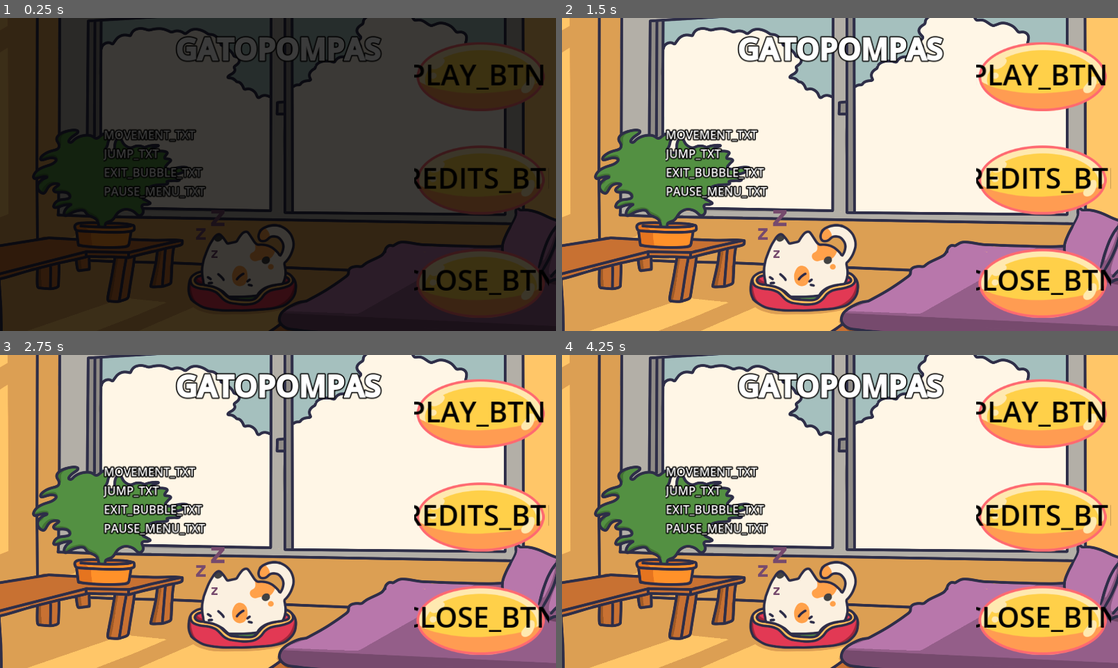
Above: before the commit, frames 1-4 (two rows, left to right).
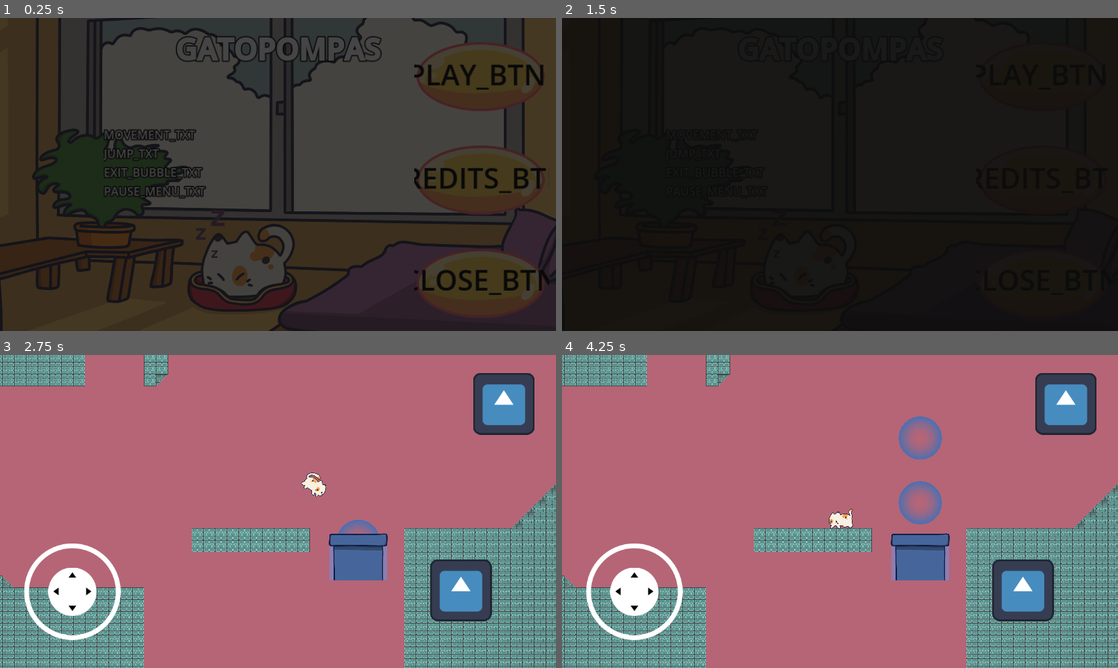
Above: after the commit, the same moments.

Repository: ManuelOteroFernandez/GGJ25
Game: Godot game, scene res://Enviroment/SceneManager/SceneManager.tscn
Two runs of this game, one before a commit and one after it. Both use one fixed random seed, a clock stepped at 60 frames per second and the inputs below. Before the commit the project starts from res://Enviroment/Game.tscn. The engine's default icon, where the game draws it, is replaced by a stand-in: a white triangle on a blue panel in a dark square.
Inputs (mouse positions are in pixels of both pictures, inside the frame that each line leads up to):
- Up to frame 1 (0.25 s): no input
- Up to frame 2 (1.5 s): click "PLAY_BTN" at 0.5 s; click "PLAY_BTN" at 1.25 s
- Up to frame 3 (2.75 s): tap Enter (ui_accept) at 2, 2.27 s; move the mouse to (400, 495) at 2.02 s; hold Right (ui_right) from 2.03 s (still down); click (400, 495) at 2.17 s
- Up to frame 4 (4.25 s): release Right (ui_right) at 2.75 s; drag from (728, 527) to (812, 574) at 2.77 s; move the mouse to (895, 442) at 3.52 s; hold Left (ui_left) from 3.53 s (still down)

The runs differ from the first frame. In frame 2, 98% of the frame differs, in the area x 0-100%, y 0-100%; in frame 3, 100%; in frame 4, 100%.
Error before the commit: Invalid access to property or key 'tsm' on a base object of type 'Nil'. (res://UI/mainMenu.gd:15)

Commit message:
SceneManager como main scene

Diff:
--- a/project.godot
+++ b/project.godot
@@ -11,7 +11,7 @@
 [application]
 
 config/name="GGJ25"
-run/main_scene="res://Enviroment/Game.tscn"
+run/main_scene="res://Enviroment/SceneManager/SceneManager.tscn"
 config/features=PackedStringArray("4.3", "GL Compatibility")
 config/icon="res://icon.svg"
 
